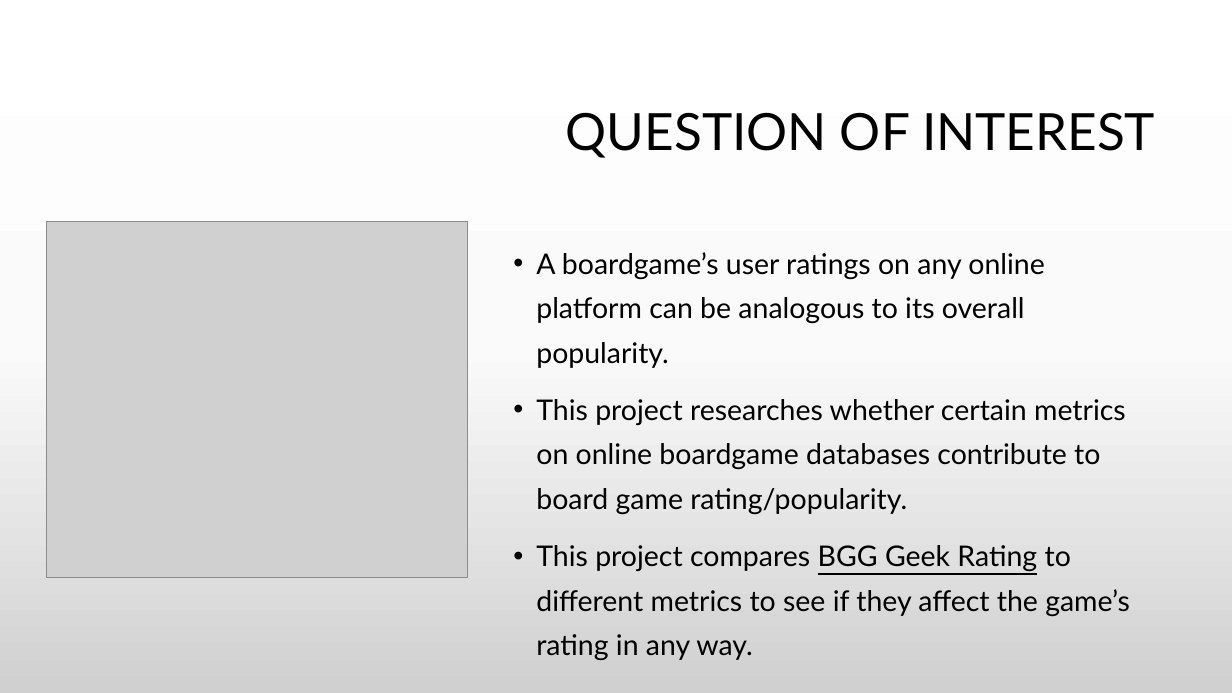
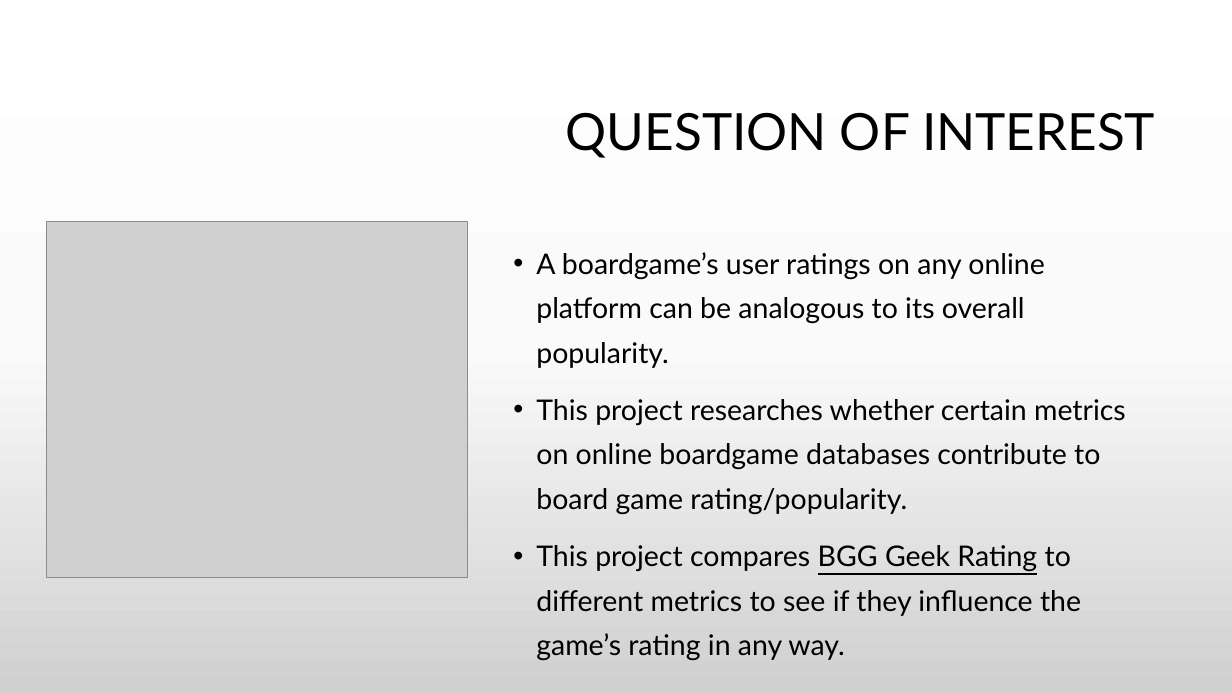
Before and after one commit to suhitasva/Python_EDA_Project_SVA, a slide deck: slide 2 of Boardgame_analysis_presentation.pptx. Drawn at 1232x693 pixels with LibreOffice and Linux fonts; fonts in the diff are those of the drawing; grey boxes stand for pictures; background and template pictures are left out. Boxes give left, top, right and bottom in pixels: in the first picture for what was removed or moved away, otherwise in the second. Text is boxed around its words. In the diff, an @@ line names an element or a change of style, - is before the commit and + after.

```diff
--- a/Boardgame_analysis_presentation.pptx
+++ b/Boardgame_analysis_presentation.pptx
@@ text at [536,545,1081,661]: text changed @@
-• This project compares BGG Geek Rating to different metrics to see if they affect the game’s rating in any way.
+• This project compares BGG Geek Rating to different metrics to see if they influence the game’s rating in any way.
```
Also in this commit, not shown: 7 other slides changed, 7 slides added.
